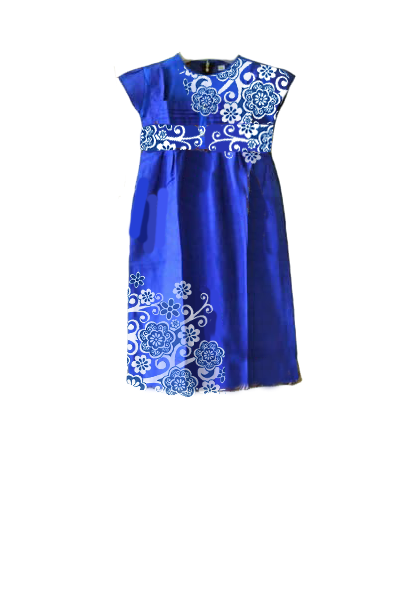
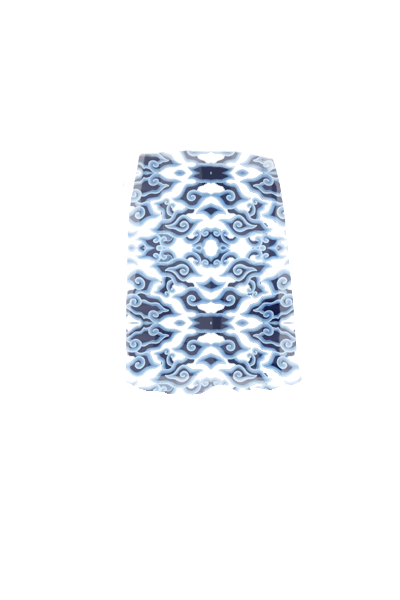
Layer changes from the first w=400, h=600 image to the second:
added layer "desain2_3" above "desain1_2" over left=118, top=149, right=302, bottom=396
moved "Layer 3 copy" into group "desain1_1" over left=140, top=123, right=274, bottom=152
moved "Layer 4" into group "desain1_1" over left=139, top=123, right=274, bottom=152
moved "Layer 2" into group "desain1_1", painted on it over left=177, top=57, right=291, bottom=165
renamed "Layer 1" to "desain2_1", hid it, painted on it over left=126, top=271, right=226, bottom=398
hid "sarimbit_2_5 copy", painted on it over left=113, top=51, right=303, bottom=398
